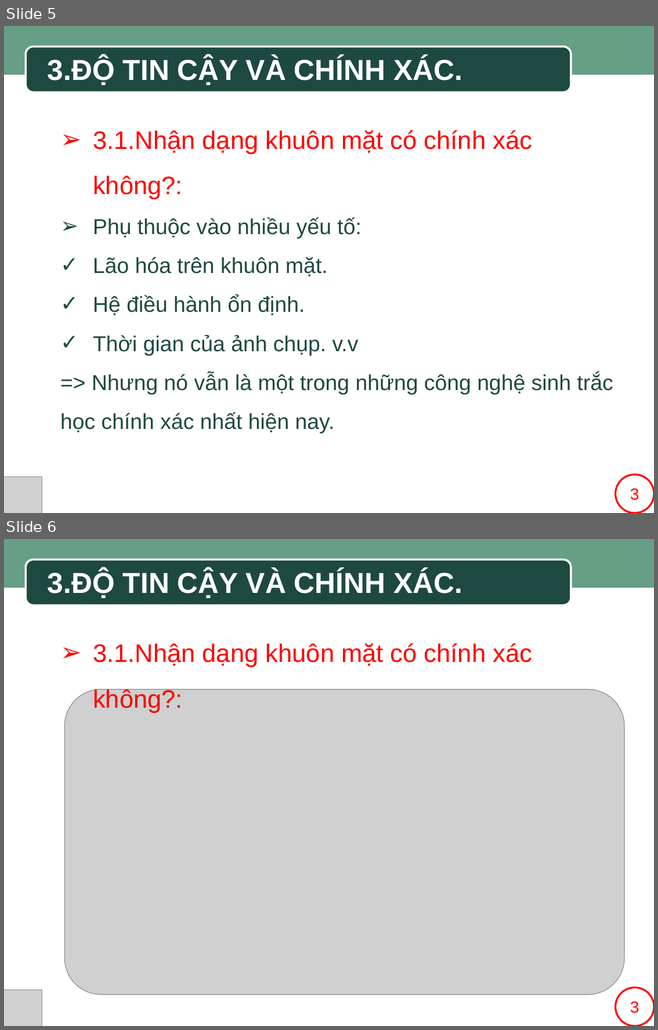
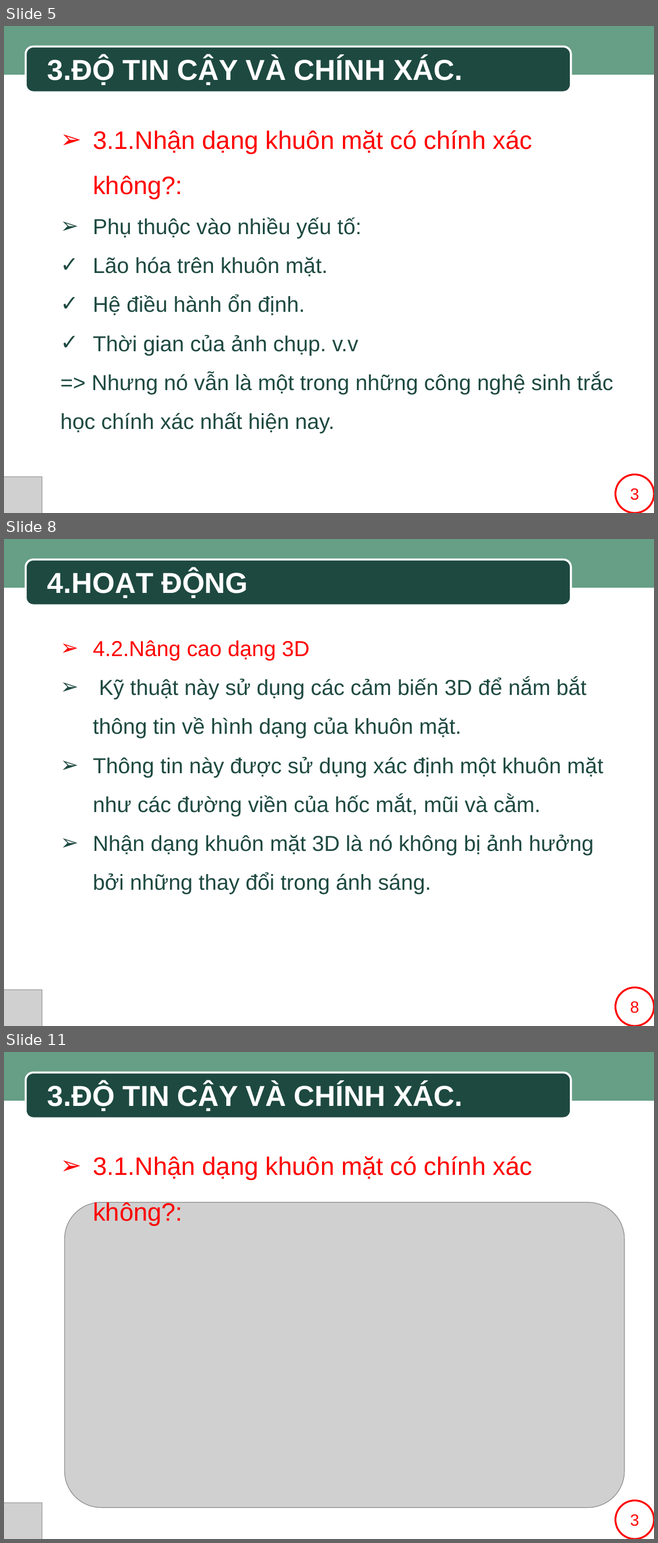
Before and after one commit to SaintLaurentxTran/hutech-23dthd4-nhom7, a slide deck: BÀI THUYẾT TRÌNH MẪU.pptx. Shown one above the other, each under a label of ours: slides 5 and 6 before the commit, slides 5, 8 and 11 after it; the slides between them are not shown. The pictures are 658x1030 and 658x1543 pixels, drawn with LibreOffice and Linux fonts; fonts in the diff are those of the drawing; grey boxes stand for pictures; background and template pictures are left out. Boxes give left, top, right and bottom in pixels: in the first picture for what was removed or moved away, otherwise in the second. Text is boxed around its words. In the diff, an @@ line names an element or a change of style, - is before the commit and + after.

```diff
--- a/BÀI THUYẾT TRÌNH MẪU.pptx
+++ b/BÀI THUYẾT TRÌNH MẪU.pptx
@@ slide 8 added at (4, 539, 654, 1026), background #FFFFFF; not listed: 2 template elements that a slide beside it also shows @@
@@ text added at (48, 570, 248, 598), 32 pt, text #FFFFFF, bold @@
+4.HOẠT ĐỘNG
@@ text added at (93, 640, 603, 895), 24 pt, text #1D4940 @@
+➢ 4.2.Nâng cao dạng 3D
+➢ Kỹ thuật này sử dụng các cảm biến 3D để nắm bắt thông tin về hình dạng của khuôn mặt.
+➢ Thông tin này được sử dụng xác định một khuôn mặt như các đường viền của hốc mắt, mũi và cằm.
+➢ Nhận dạng khuôn mặt 3D là nó không bị ảnh hưởng bởi những thay đổi trong ánh sáng.
@@ picture added at (4, 990, 42, 1026) @@
@@ rectangle added at (605, 990, 654, 1026), fill #FFFFFF @@
@@ ellipse added at (615, 988, 654, 1026), fill #FFFFFF, outline #FF0000 2 pt, 18 pt, text #FF0000 @@
+8
@@ what was slide 6 is now slide 11 @@
```
Also in this commit, not shown: 4 other slides added.
